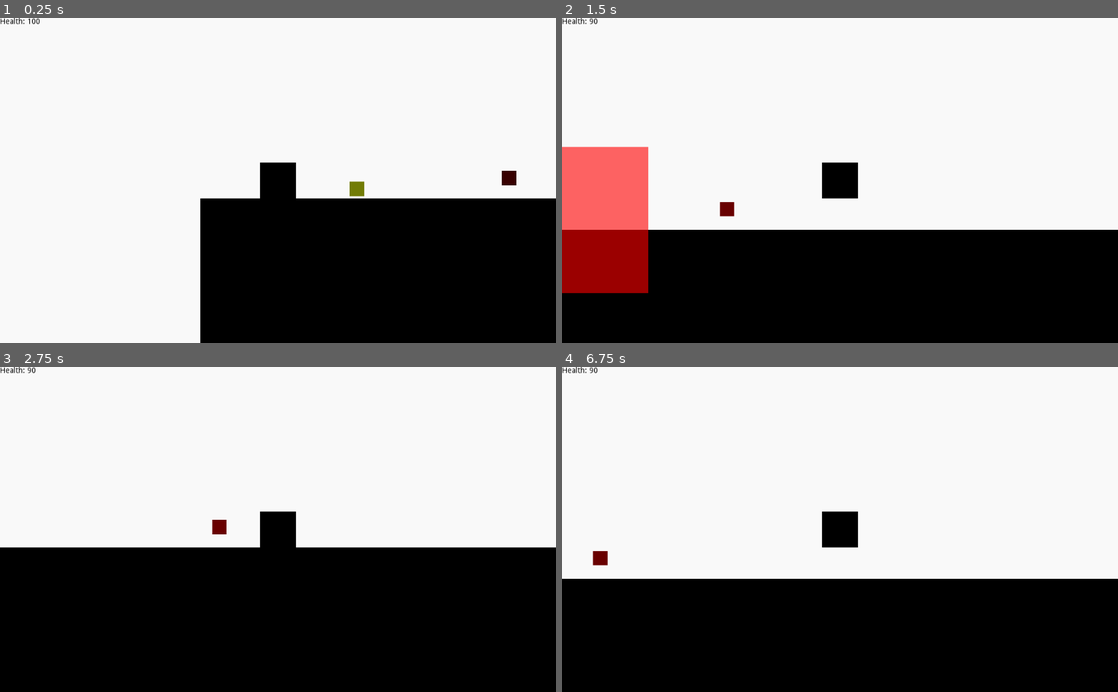
Above: before the commit, frames 1-4 (two rows, left to right).
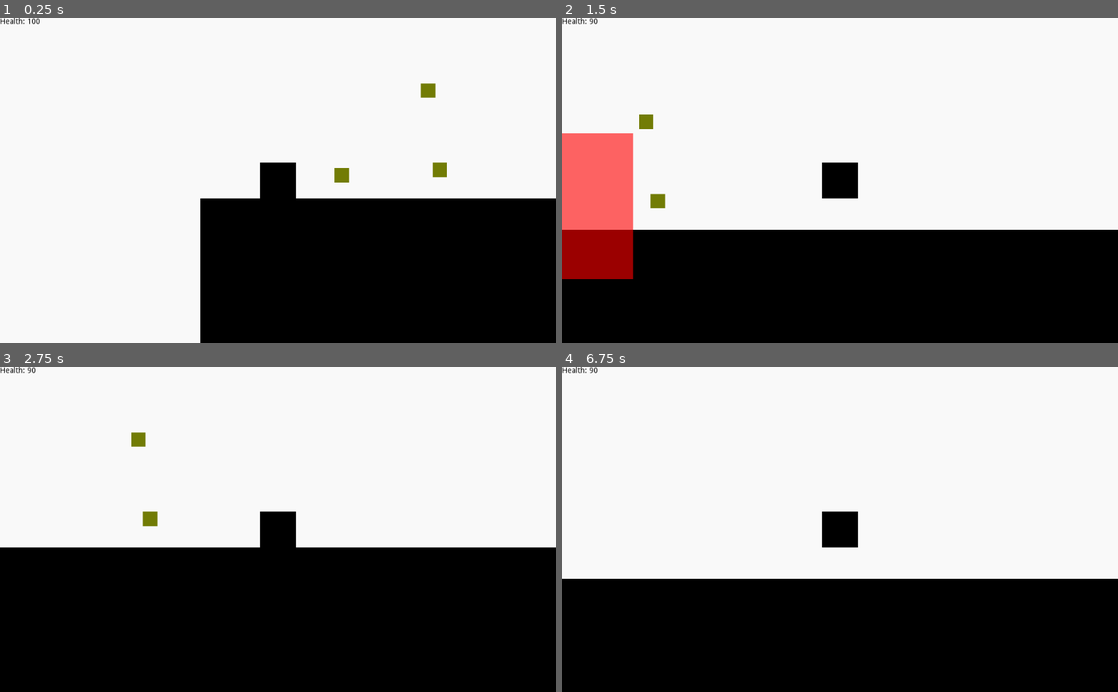
Above: after the commit, the same moments.

Repository: RavenJFelix/Square
Game: Godot game, scene res://testLevel/test.tscn
Same seed, same stepped clock (60 frames per second), same inputs: the game is played once before the commit and once after it. This scene is started directly instead of the project's main scene.
Inputs:
- Up to frame 1 (0.25 s): no input
- Up to frame 2 (1.5 s): tap Enter at 0.5 s; hold Right (ui_right) from 0.53 s (still down); tap Up (ui_up) at 0.77 s
- Up to frame 3 (2.75 s): tap Up (ui_up) at 1.52 s; release Right (ui_right) at 2.03 s; hold Left (ui_left) from 2.03 s (still down)
- Up to frame 4 (6.75 s): release Left (ui_left) at 2.78 s; hold Right (ui_right) 2.78-4.28 s; tap Up (ui_up) at 3.02, 3.77, 4.52, 6.02 s; hold Left (ui_left) 4.28-5.03 s; tap Space at 5 s; hold Right (ui_right) 5.03-5.78 s; tap Enter at 5.75 s; hold Left (ui_left) from 5.78 s (still down)

The runs differ from the first frame. In frame 1, 0.6% of the frame differs, in the area x 60-93%, y 20-55%; in frame 2, 2.7%, in the area x 0-31%, y 29-85%; in frame 3, 0.4%; in frame 4, 0.1%.

Commit message:
Update teset scenes

Diff:
--- a/levelz/level_0/level_0.tscn
+++ b/levelz/level_0/level_0.tscn
@@ -1,10 +1,11 @@
-[gd_scene load_steps=6 format=2]
+[gd_scene load_steps=7 format=2]
 
 [ext_resource path="res://map/basicPlatform.tscn" type="PackedScene" id=1]
 [ext_resource path="res://entity/pc/player/player.tscn" type="PackedScene" id=2]
-[ext_resource path="res://entity/npc/enemies/slowzoid/slowzoid.tscn" type="PackedScene" id=3]
-[ext_resource path="res://map/motion/ladder/ladder.tscn" type="PackedScene" id=4]
-[ext_resource path="res://map/hazard/hurt-block/hurt-block.tscn" type="PackedScene" id=5]
+[ext_resource path="res://map/hazard/basic-mine/basic-mine.tscn" type="PackedScene" id=3]
+[ext_resource path="res://entity/npc/enemies/slowzoid/slowzoid.tscn" type="PackedScene" id=4]
+[ext_resource path="res://map/motion/ladder/ladder.tscn" type="PackedScene" id=5]
+[ext_resource path="res://map/hazard/hurt-block/hurt-block.tscn" type="PackedScene" id=6]
 
 [node name="Node2D" type="Node2D"]
 
@@ -124,7 +125,28 @@
 
 You can also double-jump"
 
-[node name="slowzoidMan" parent="." instance=ExtResource( 3 )]
+[node name="HurtPlatform2" parent="." instance=ExtResource( 3 )]
+position = Vector2( 1313.74, 188.47 )
+
+[node name="HurtPlatform3" parent="." instance=ExtResource( 3 )]
+position = Vector2( 1365.42, 190.361 )
+
+[node name="HurtPlatform4" parent="." instance=ExtResource( 3 )]
+position = Vector2( 1423.4, 191.622 )
+
+[node name="HurtPlatform5" parent="." instance=ExtResource( 3 )]
+position = Vector2( 1577.18, 190.991 )
+
+[node name="HurtPlatform6" parent="." instance=ExtResource( 3 )]
+position = Vector2( 1674.24, 189.101 )
+
+[node name="HurtPlatform7" parent="." instance=ExtResource( 3 )]
+position = Vector2( 1742.31, 177.126 )
+
+[node name="HurtPlatform8" parent="." instance=ExtResource( 3 )]
+position = Vector2( 1828.02, 185.949 )
+
+[node name="slowzoidMan" parent="." instance=ExtResource( 4 )]
 position = Vector2( 1539.64, -37.5991 )
 
 [node name="rightBound" parent="slowzoidMan" index="1"]
--- a/testLevel/test.tscn
+++ b/testLevel/test.tscn
@@ -1,9 +1,8 @@
-[gd_scene load_steps=5 format=2]
+[gd_scene load_steps=4 format=2]
 
 [ext_resource path="res://map/basicPlatform.tscn" type="PackedScene" id=1]
 [ext_resource path="res://entity/pc/player/player.tscn" type="PackedScene" id=2]
-[ext_resource path="res://map/hazard/hurt-block/hurt-block.tscn" type="PackedScene" id=3]
-[ext_resource path="res://map/hazard/basic-mine/basic-mine.tscn" type="PackedScene" id=4]
+[ext_resource path="res://map/hazard/basic-mine/basic-mine.tscn" type="PackedScene" id=3]
 
 [node name="Node2D" type="Node2D"]
 
@@ -14,9 +13,11 @@
 [node name="KinematicBody2D" parent="." instance=ExtResource( 2 )]
 position = Vector2( 85.9928, 89.5736 )
 
-[node name="HurtPlatform" parent="." instance=ExtResource( 3 )]
-position = Vector2( 405.02, 100.395 )
-regular_color = Color( 0.411765, 0, 0, 1 )
+[node name="BasicMine" parent="." instance=ExtResource( 3 )]
+position = Vector2( 293.302, -20.9588 )
 
-[node name="HurtPlatform2" parent="." instance=ExtResource( 4 )]
-position = Vector2( 194.93, 115.318 )
+[node name="BasicMine2" parent="." instance=ExtResource( 3 )]
+position = Vector2( 174.173, 96.3657 )
+
+[node name="BasicMine3" parent="." instance=ExtResource( 3 )]
+position = Vector2( 309.547, 89.1457 )
Not shown: 2 places in levelz/level_0/level_0.tscn that only renumber resources
